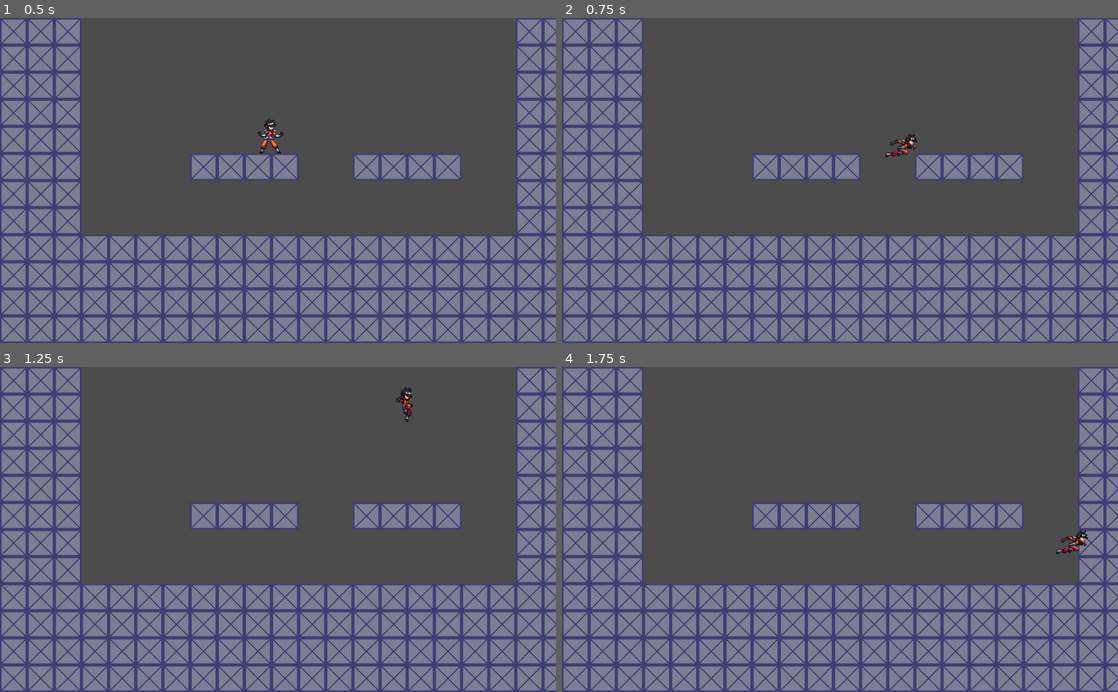
Above: before the commit, frames 1-4 (two rows, left to right).
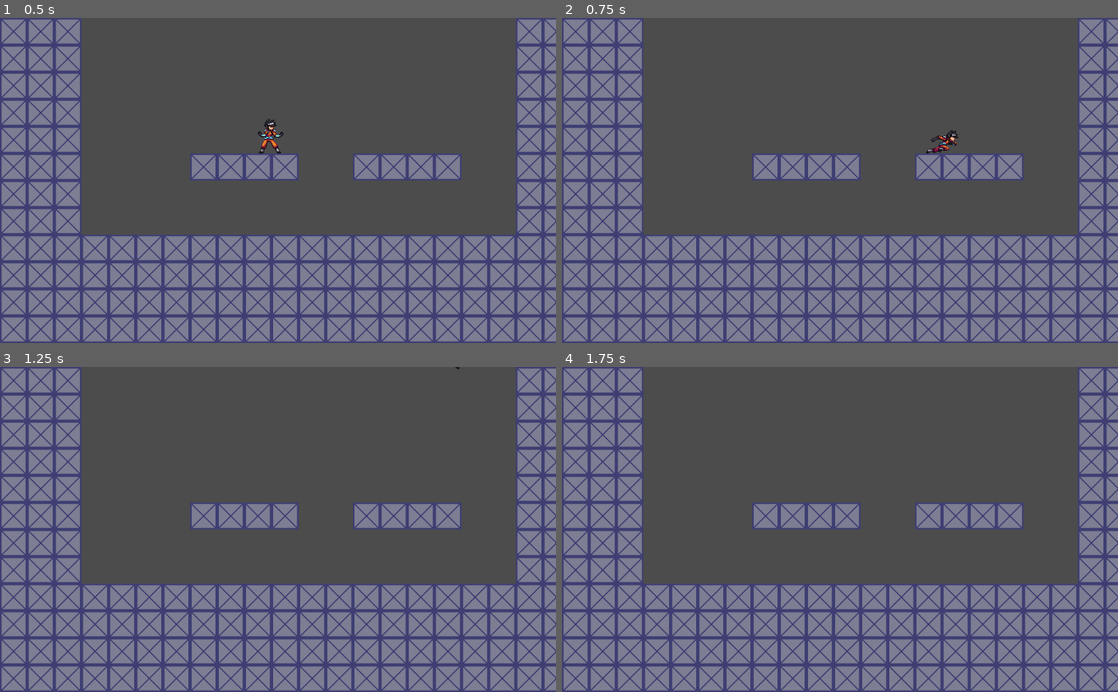
Above: after the commit, the same moments.

Repository: SpriteStar0/MeganEngine
Game: Godot game, scene res://Levels/Test Level Temp.tscn
Same seed, same stepped clock (60 frames per second), same inputs: the game is played once before the commit and once after it.
Inputs:
- Up to frame 1 (0.5 s): no input
- Up to frame 2 (0.75 s): hold D (Move_right) from 0.53 s (still down); hold M (Dash) from 0.53 s (still down)
- Up to frame 3 (1.25 s): keep holding D (Move_right); keep holding M (Dash); tap K (Jump) at 0.77, 0.8, 1.07 s
- Up to frame 4 (1.75 s): keep holding D (Move_right); release M (Dash) at 1.28 s; tap K (Jump) at 1.35, 1.52 s; tap M (Dash) at 1.55 s

Frame 1 is identical in both runs. In frame 2, 0.3% of the frame differs, in the area x 58-72%, y 34-43%; in frame 3, 0.2%; in frame 4, 0.2%.

Commit message:
WIP | Clean up. | [Ray]

Diff:
--- a/Player.gd
+++ b/Player.gd
@@ -9,7 +9,7 @@
 var max_number_of_jumps = 2
 var number_of_jumps = max_number_of_jumps
 
-var DASH_FACTOR = 1
+var DASH_FACTOR = 12
 
 #vvvvv Changable Variables vvvvv
 var can_fire = true
@@ -31,7 +31,7 @@
 var skill_type = null
 
 #vvvv UPDATE Code vvvvv
-func _process(delta):
+func _process(_delta):
 	handle_special_actions()
 	handle_attacking()
 	handle_movement()
@@ -42,13 +42,21 @@
 	if can_dash:
 		can_dash = false
 		is_dashing = true
-		dash_factor = 3
+		velocity.x += directionality * (speed.x * DASH_FACTOR)
+		velocity.y = 0
+		self.is_affected_by_gravity = false
 		var dash_timer = Timer.new()
 		dash_timer.one_shot = true
-		dash_timer.wait_time = 0.25
-		dash_timer.connect("timeout", self, "set_can_dash", [true])
+		dash_timer.wait_time = 0.2
+		dash_timer.connect("timeout", self, "end_dash")
 		add_child(dash_timer)
 		dash_timer.start()
+		var cooldown_timer = Timer.new()
+		cooldown_timer.one_shot = true
+		cooldown_timer.wait_time = 1
+		cooldown_timer.connect("timeout", self, "set_can_dash", [true])
+		add_child(cooldown_timer)
+		cooldown_timer.start()
 
 func jump():
 	if number_of_jumps > 0:
@@ -68,9 +76,11 @@
 	can_fire = enabled
 
 func set_can_dash(enabled):
-	is_dashing = not enabled
-	dash_factor = 1
 	can_dash = enabled
+
+func end_dash():
+	is_dashing = false
+	self.is_affected_by_gravity = true
 
 func handle_attacking():
 	if Input.is_action_pressed("Shoot"):
@@ -91,12 +101,7 @@
 		get_tree().quit()
 
 func handle_special_actions():
-	if is_on_floor():
-		if movement_state == MovementState.JUMP:
-			movement_state = MovementState.IDLE
-		number_of_jumps = max_number_of_jumps
-	if Input.is_action_just_pressed("Jump"):
-		jump()
+	pass
 
 func shoot_gun():
 	var spawn_point = $BulletSpawnL if facing_left else $BulletSpawnR
@@ -108,8 +113,8 @@
 #vvvvv Movement Code vvvvv
 func handle_movement():
 	if Input.is_action_pressed("Move_left") or Input.is_action_pressed("Move_right"):
-		facing_left = Input.is_action_pressed("Move_left")
 		if not is_dashing:
+			facing_left = Input.is_action_pressed("Move_left")
 			if is_on_floor():
 				movement_state = MovementState.RUN
 			else:
@@ -118,20 +123,22 @@
 	else:
 		directionality = 0
 
-	if Input.is_action_just_pressed("Dash"):
+	if Input.is_action_pressed("Dash"):
+		directionality = -1 if facing_left else 1
 		dash()
 
 	if Input.is_action_just_pressed("Jump"):
 		jump()
-
-	if is_on_floor():
+	elif is_on_floor():
 		if directionality == 0:
 			movement_state = MovementState.IDLE
-			number_of_jumps = max_number_of_jumps
+		number_of_jumps = max_number_of_jumps
+	elif not is_on_floor():
+		movement_state = MovementState.JUMP
 
 	movement_state = MovementState.DASH if is_dashing else movement_state
 
-	velocity.x = lerp(velocity.x, speed.x * directionality * dash_factor, 0.25)
+	velocity.x = lerp(velocity.x, speed.x * directionality, 0.25)
 
 
 
--- a/PlayerScript/Actor.gd
+++ b/PlayerScript/Actor.gd
@@ -5,9 +5,11 @@
 
 export var speed = Vector2(275.0, 750.0)
 export var gravity = 1700.0
+export var is_affected_by_gravity = true
 
 var velocity = Vector2.ZERO
 
 func _process(delta):
-	velocity.y += gravity * delta
+	if is_affected_by_gravity:
+		velocity.y += gravity * delta
 	velocity = move_and_slide(velocity, Vector2.UP, false, 4, 0.785398, false)
